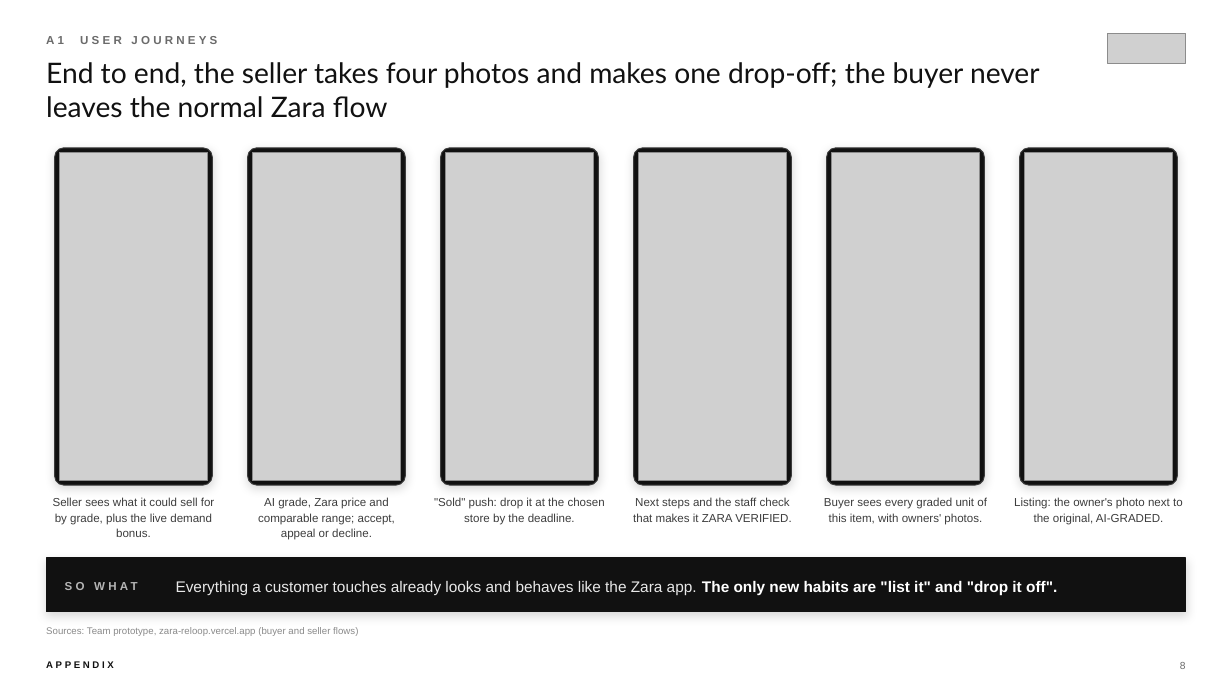
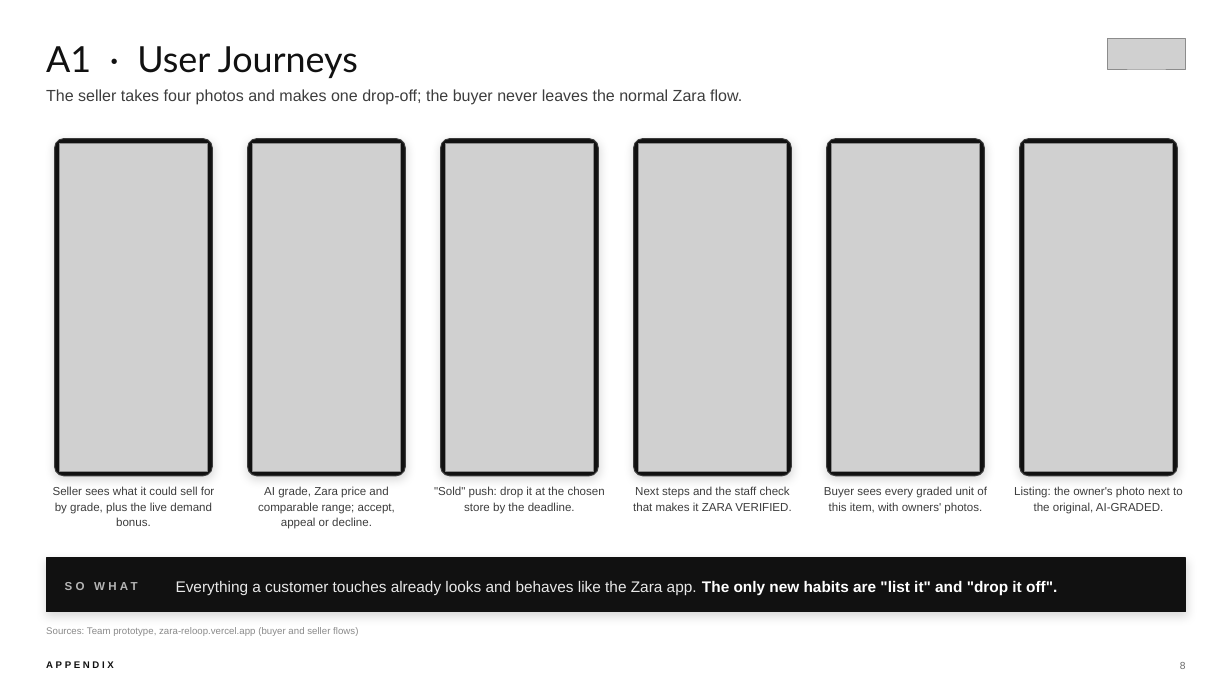
Before and after one commit to aryaKanna09/sparta-state-engine, a slide deck: slide 8 of zara-case-mockup/deck/ZARA_ReLoop_Deck.pptx. Drawn at 1232x693 pixels with LibreOffice and Linux fonts; fonts in the diff are those of the drawing; grey boxes stand for pictures. Boxes give left, top, right and bottom in pixels: in the first picture for what was removed or moved away, otherwise in the second. Text is boxed around its words. In the diff, an @@ line names an element or a change of style, - is before the commit and + after.

```diff
--- a/zara-case-mockup/deck/ZARA_ReLoop_Deck.pptx
+++ b/zara-case-mockup/deck/ZARA_ReLoop_Deck.pptx
@@ text "A1 · User Journeys" at (x1=46, y1=46, x2=358, y2=78): vertical alignment top to bottom @@
@@ text at (x1=46, y1=46, x2=358, y2=78): text changed; size 9 to 28 pt; font Arial to Lato; text colour #6B6B6B to #111111; bold off @@
-A1 USER JOURNEYS
+A1 · User Journeys
@@ picture moved from (x1=1107, y1=33, x2=1186, y2=64) to (x1=1107, y1=39, x2=1186, y2=69) @@
@@ text at (x1=46, y1=89, x2=742, y2=105): text changed; size 22 to 12.5 pt; font Lato to Arial; text colour #111111 to #3D3D3D @@
-End to end, the seller takes four photos and makes one drop-off; the buyer never leaves the normal Zara flow
+The seller takes four photos and makes one drop-off; the buyer never leaves the normal Zara flow.
@@ 6 pictures, 6 rounded rectangles moved together from (x1=55, y1=148, x2=1178, y2=485) to (x1=55, y1=139, x2=1178, y2=476) @@
@@ text "Seller sees what it could ..." moved from (x1=53, y1=497, x2=214, y2=537) to (x1=53, y1=486, x2=214, y2=526) @@
@@ text "AI grade, Zara price and ..." moved from (x1=258, y1=497, x2=395, y2=540) to (x1=258, y1=486, x2=395, y2=529) @@
@@ text ""Sold" push: drop it at ..." moved from (x1=434, y1=497, x2=605, y2=525) to (x1=434, y1=486, x2=605, y2=514) @@
@@ text "Next steps and the staff ..." moved from (x1=633, y1=497, x2=791, y2=522) to (x1=633, y1=486, x2=791, y2=511) @@
@@ text "Buyer sees every graded unit ..." moved from (x1=824, y1=497, x2=987, y2=525) to (x1=824, y1=486, x2=987, y2=514) @@
@@ text "Listing: the owner's photo next ..." moved from (x1=1014, y1=497, x2=1183, y2=525) to (x1=1014, y1=486, x2=1183, y2=514) @@
```
Also in this commit, not shown: 17 other slides changed, 3 other files.
